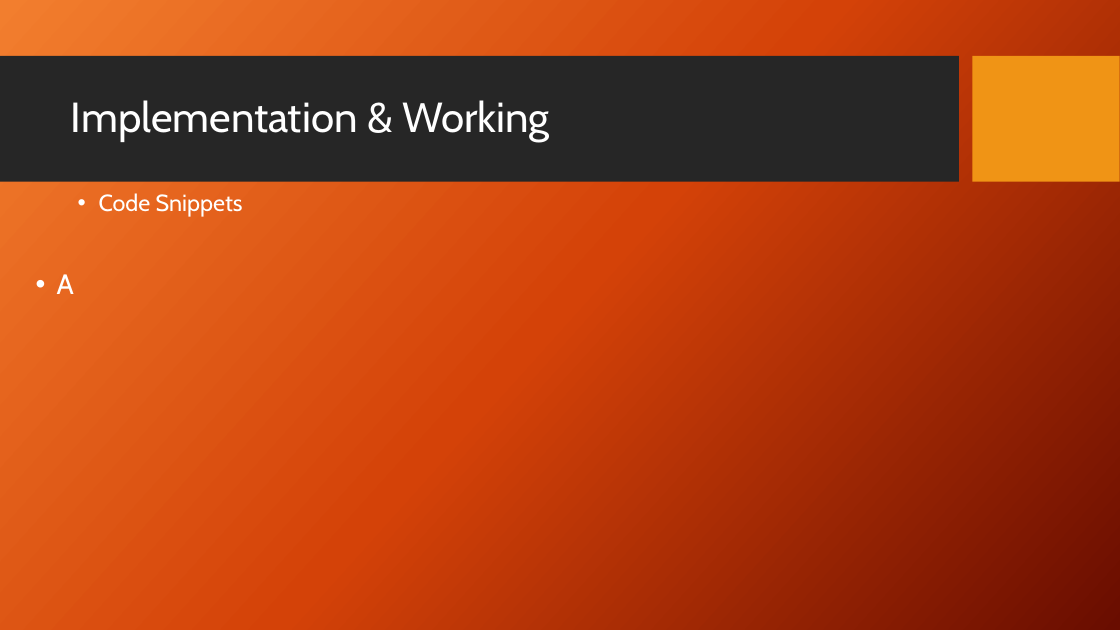
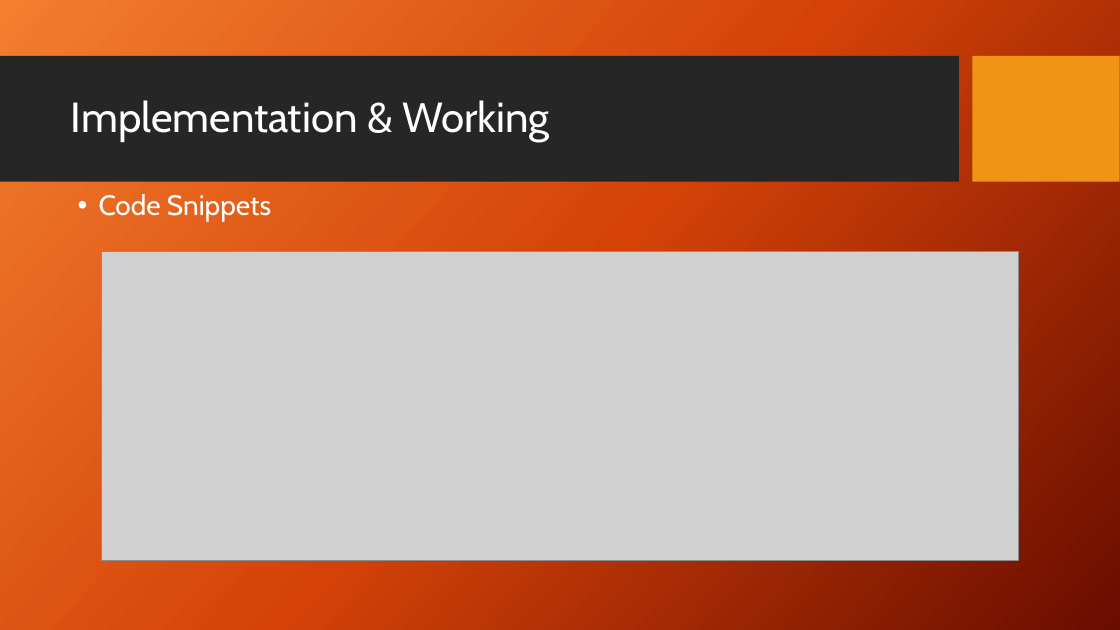
Before and after one commit to ShelkeAkshay-2022mt93331/dissertation, a slide deck: slide 9 of 7_Reports/3_Final_PPT/2022mt93331.pptx (slide 8 before the commit). Drawn at 1120x630 pixels with LibreOffice and Linux fonts; fonts in the diff are those of the drawing; grey boxes stand for pictures; background and template pictures are left out. Boxes give left, top, right and bottom in pixels: in the first picture for what was removed or moved away, otherwise in the second. Text is boxed around its words. In the diff, an @@ line names an element or a change of style, - is before the commit and + after.

```diff
--- a/7_Reports/3_Final_PPT/2022mt93331.pptx
+++ b/7_Reports/3_Final_PPT/2022mt93331.pptx
@@ text "Code Snippets" at [99, 194, 271, 222]: size 20 to 24 pt @@
@@ picture added at [102, 251, 1018, 561] @@
@@ text at [57, 274, 74, 294]: paragraph removed @@
-• A
```
Also in this commit, not shown: 9 other slides changed, 6 slides added, 5 other files.
